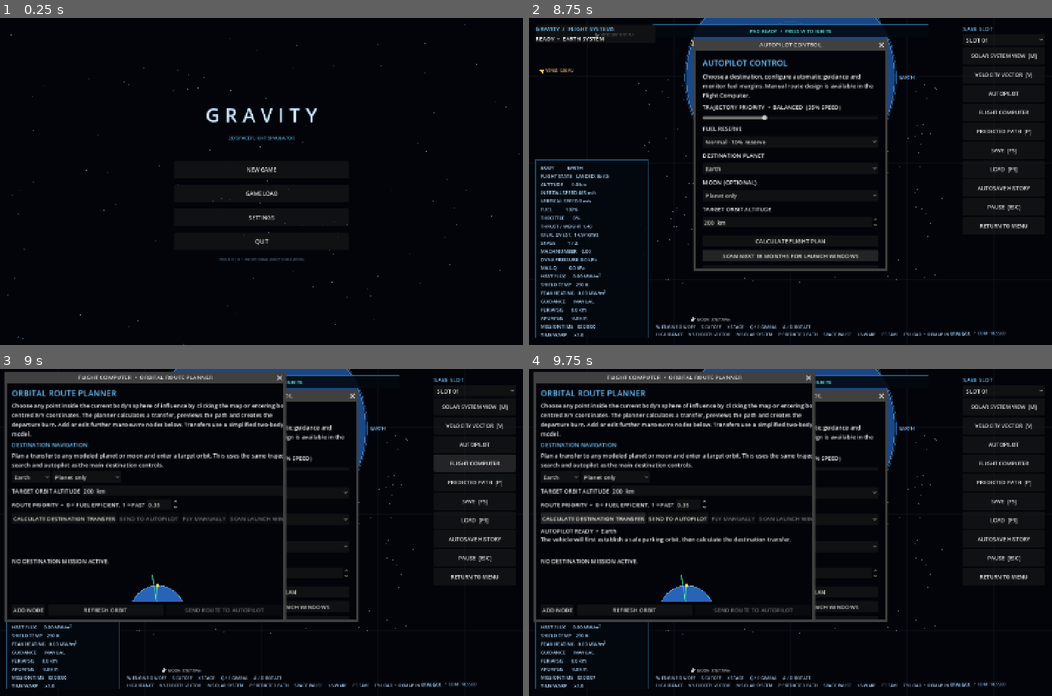
Above: before the commit, frames 1-4 (two rows, left to right).
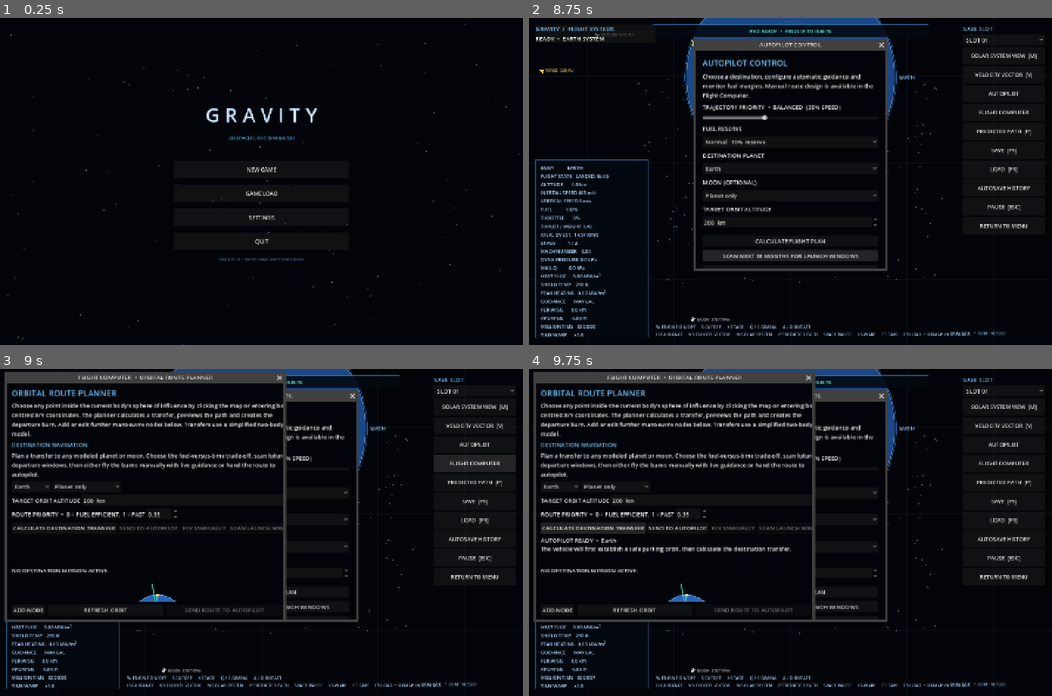
Above: after the commit, the same moments.

Repository: Blagos1195/Gravity-simulator
Game: Godot game, scene res://scenes/main.tscn
The game is run twice, just before and just after one commit, with the same random seed, the same clock (stepped at 60 frames per second) and the same inputs.
Inputs:
- Up to frame 1 (0.25 s): no input
- Up to frame 2 (8.75 s): click "NEW GAME" at 0.5 s; click "CONTINUE TO ROCKET BUILDER" at 1.25 s; click "LAUNCH VEHICLE" at 2 s; click "SLOT 01" at 2.75 s; click "SOLAR SYSTEM VIEW [M]" at 3.5 s; click "VELOCITY VECTOR [V]" at 4.25 s; click "AUTOPILOT" at 5 s; click "Normal · 10% reserve" at 5.75 s; click "Normal · 10% reserve" at 6.5 s; click "SCAN NEXT 18 MONTHS FOR LAUNC…" at 7.25 s; click "SCAN NEXT 18 MONTHS FOR LAUNC…" at 8 s
- Up to frame 3 (9 s): click "FLIGHT COMPUTER" at 8.75 s
- Up to frame 4 (9.75 s): click "CALCULATE DESTINATION TRANSFER" at 9.5 s

Frames 1-2 are identical in both runs. In frame 3, 3.5% of the frame differs, in the area x 2-55%, y 25-72%; in frame 4, 5.0%.

Commit message:
Clarify manual route workflow and enforce burn-vector accuracy

Diff:
--- a/Gravity/scripts/route_planner.gd
+++ b/Gravity/scripts/route_planner.gd
@@ -298,7 +298,7 @@
 	navigation_heading.add_theme_color_override("font_color", Color(0.45, 0.78, 1.0))
 	root.add_child(navigation_heading)
 	var navigation_description := Label.new()
-	navigation_description.text = "Plan a transfer to any modeled planet or moon and enter a target orbit. This uses the same trajectory search and autopilot as the main destination controls."
+	navigation_description.text = "Plan a transfer to any modeled planet or moon. Choose the fuel-versus-time trade-off, scan future departure windows, then either fly the burns manually with live guidance or hand the route to autopilot."
 	navigation_description.autowrap_mode = TextServer.AUTOWRAP_WORD_SMART
 	root.add_child(navigation_description)
 	var navigation_row := HBoxContainer.new()
@@ -698,7 +698,7 @@
 	elif bool(navigation_plan.get("local", false)):
 		navigation_report.text = "ORBIT CHANGE SOLVED  •  %s\nTarget altitude: %.1f km\nRequired ΔV: %.0f m/s\nThis plan will circularise around the current body." % [target_name, target_altitude / 1000.0, float(navigation_plan.get("delta_v", 0.0))]
 	else:
-		navigation_report.text = "TRANSFER SOLVED  •  %s\nDepartur …(180 unchanged characters)… : %.0f m/s\nCandidate trajectories: %d\nThe exact departure solution will be handed to autopilot. Finite-burn losses and mid-course corrections remain approximate." % [
+		navigation_report.text = "TRANSFER SOLVED  •  %s\nDepartur …(180 unchanged characters)… : %.0f m/s\nCandidate trajectories: %d\nChoose FLY MANUALLY to execute departure and arrival burns yourself, or SEND TO AUTOPILOT. Finite-burn losses and mid-course corrections remain approximate." % [
 			target_name,
 			float(navigation_plan.get("planned_at_time", 0.0)),
 			float(navigation_plan.get("departure_delta_v", 0.0)),
@@ -1006,8 +1006,10 @@
 	var heading_error := rad_to_deg(angle_difference(float(simulation.get("rotation_angle")), desired_rotation))
 	var timing := "BURN IN %.1f s" % remaining_time if remaining_time > 0.0 else "BURN WINDOW OPEN"
 	var tolerance := maxf(0.5, target_delta_v * 0.01)
-	var burn_status := "CUT THRUST  •  TARGET ΔV REACHED" if achieved >= target_delta_v - tolerance else "BURN TRACKING" if tracking else "READY"
-	if not bool(simulation.get("thrust_key_down")) and achieved >= target_delta_v - tolerance:
+	var cross_track_tolerance := maxf(1.0, target_delta_v * 0.03)
+	var vector_complete := achieved >= target_delta_v - tolerance and cross_track <= cross_track_tolerance
+	var burn_status := "CUT THRUST  •  TARGET ΔV REACHED" if vector_complete else "OFF-AXIS  •  CORRECT BURN VECTOR" if achieved >= target_delta_v - tolerance else "BURN TRACKING" if tracking else "READY"
+	if not bool(simulation.get("thrust_key_down")) and vector_complete:
 		simulation.set("manual_burn_tracking_enabled", false)
 		manual_guidance_completed = true
 		burn_status = "NODE BURN COMPLETE"
@@ -1210,7 +1212,9 @@
 		var achieved := maxf(0.0, accumulated.dot(direction))
 		var cross_track := absf(accumulated.cross(direction))
 		var tolerance := maxf(0.5, target_delta_v * 0.01)
-		if not bool(simulation.get("thrust_key_down")) and achieved >= target_delta_v - tolerance:
+		var vector_tolerance := maxf(1.0, target_delta_v * 0.03)
+		var vector_complete := achieved >= target_delta_v - tolerance and cross_track <= vector_tolerance
+		if not bool(simulation.get("thrust_key_down")) and vector_complete:
 			simulation.set("manual_burn_tracking_enabled", false)
 			if phase == "DEPARTURE_BURN":
 				plan["phase"] = "TRANSFER_COAST"
@@ -1229,7 +1233,7 @@
 		else:
 			var desired_rotation := target_vector.angle() - Vector2.UP.angle()
 			var heading_error := rad_to_deg(angle_difference(float(simulation.get("rotation_angle")), desired_rotation))
-			var burn_status := "CUT THRUST  •  TARGET ΔV REACHED" if achieved >= target_delta_v - tolerance else "BURN IN PROGRESS"
+			var burn_status := "CUT THRUST  •  TARGET ΔV REACHED" if vector_complete else "OFF-AXIS  •  CORRECT BURN VECTOR" if achieved >= target_delta_v - tolerance and cross_track > vector_tolerance else "BURN IN PROGRESS"
 			manual_guidance_report.text = "MANUAL FLIGHT PLAN  •  %s\n%s  •  REQUIRED ΔV %.1f m/s  •  DELIVERED %.1f m/s  •  CROSS-TRACK %.1f m/s\nHEADING ERROR %+.1f°. Rotate with Q/E, thrust with W and cut off with S. Engine control remains entirely manual." % [
 				str(plan.get("target_name", "TARGET")).to_upper(),
 				burn_status,
